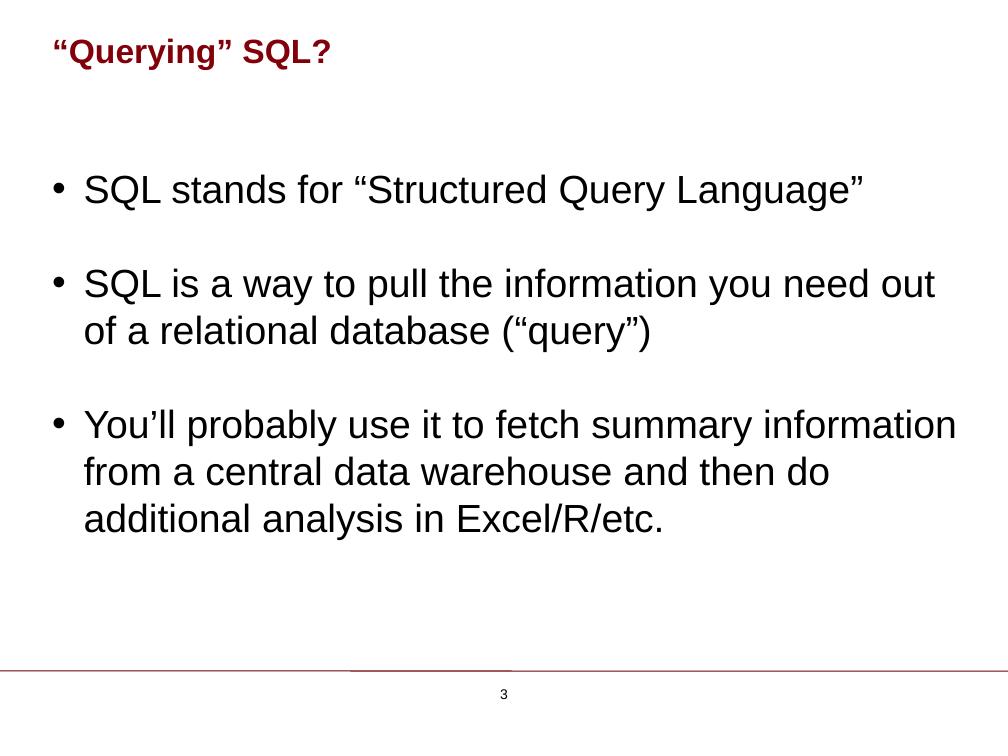
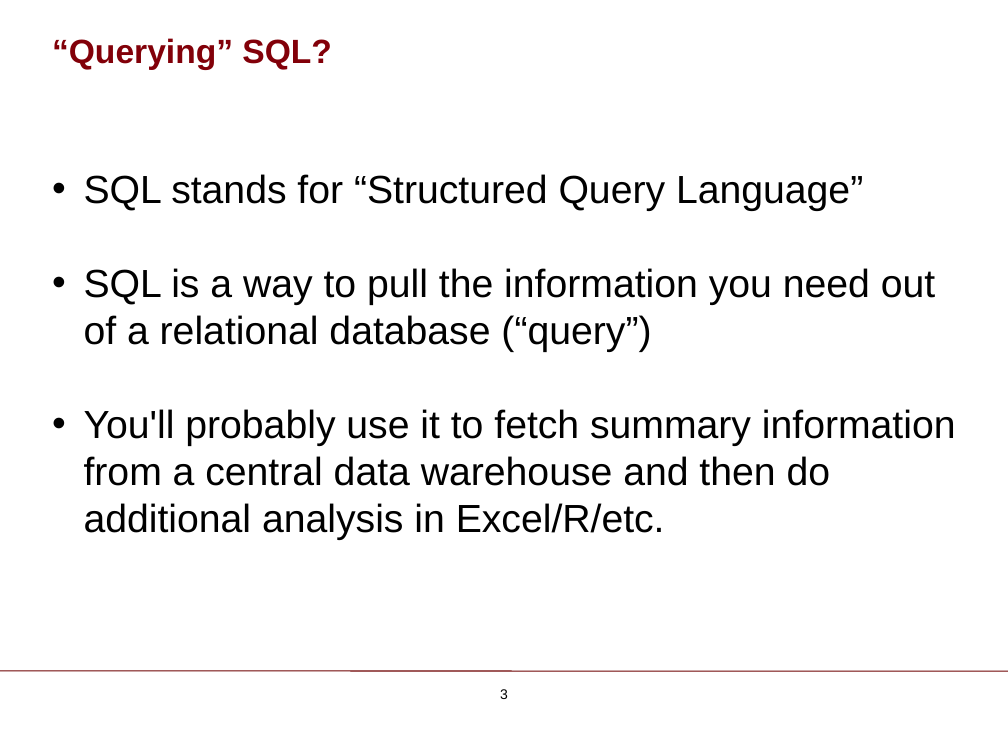
Before and after one commit to ChicagoBoothAnalytics/site, a slide deck: slide 3 of zzz MEDIA/SQL Basics.pptx. Drawn at 1008x756 pixels with LibreOffice and Linux fonts; fonts in the diff are those of the drawing; background and template pictures are left out. Boxes give left, top, right and bottom in pixels: in the first picture for what was removed or moved away, otherwise in the second. Text is boxed around its words. In the diff, an @@ line names an element or a change of style, - is before the commit and + after.

```diff
--- a/zzz MEDIA/SQL Basics.pptx
+++ b/zzz MEDIA/SQL Basics.pptx
@@ text at bbox=[84, 409, 956, 540]: text changed @@
-• You’ll probably use it to fetch summary information from a central data warehouse and then do additional analysis in Excel/R/etc.
+• You'll probably use it to fetch summary information from a central data warehouse and then do additional analysis in Excel/R/etc.
```
Also in this commit, not shown: 43 other slides changed, 1 other file.
